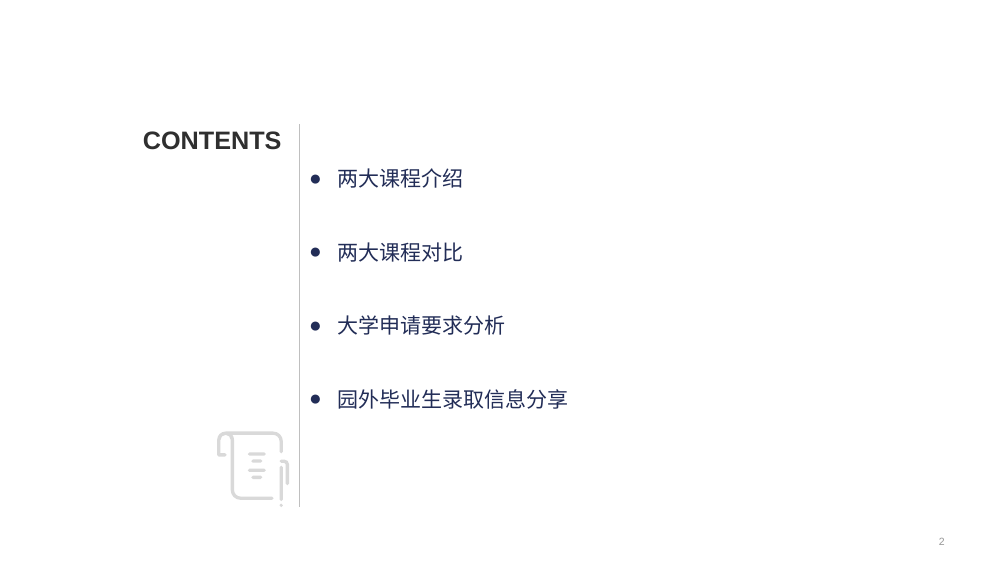
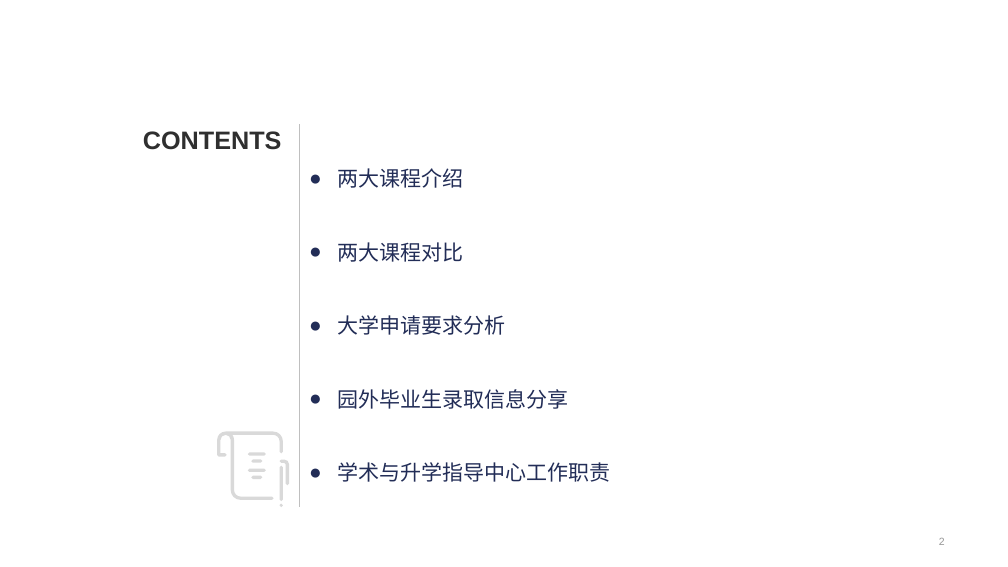
Before and after one commit to zpygithub/python-test, a slide deck: slide 2 of 2.pptx. Drawn at 1008x567 pixels with LibreOffice and Linux fonts; fonts in the diff are those of the drawing. Boxes give left, top, right and bottom in pixels: in the first picture for what was removed or moved away, otherwise in the second. Text is boxed around its words. In the diff, an @@ line names an element or a change of style, - is before the commit and + after.

```diff
--- a/2.pptx
+++ b/2.pptx
@@ text at (338,462,611,482): paragraph added @@
+● 学术与升学指导中心工作职责
```
Also in this commit, not shown: 6 other slides changed, 4 slides added, 4 slides removed.
